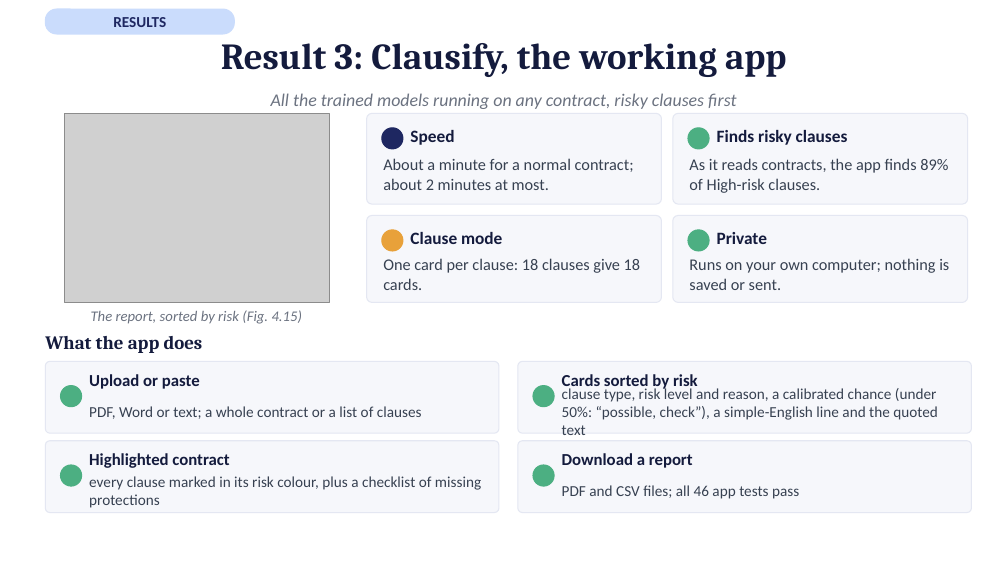
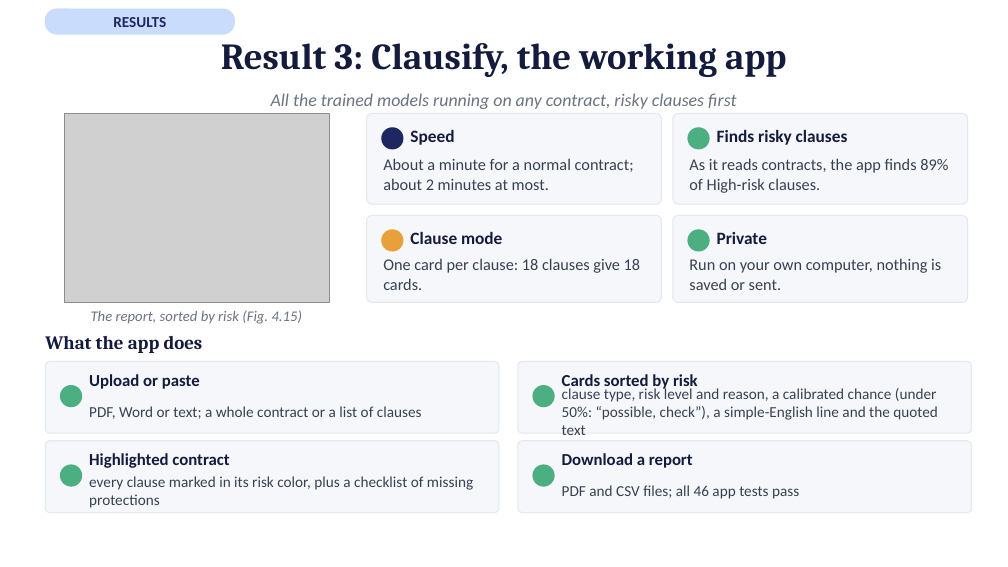
Before and after one commit to afnanmz168/clausify-p3, a slide deck: slide 14 of P25301051-p3-presentation-15-slides.pptx. Drawn at 1008x567 pixels with LibreOffice and Linux fonts; fonts in the diff are those of the drawing; grey boxes stand for pictures. Boxes give left, top, right and bottom in pixels: in the first picture for what was removed or moved away, otherwise in the second. Text is boxed around its words. In the diff, an @@ line names an element or a change of style, - is before the commit and + after.

```diff
--- a/P25301051-p3-presentation-15-slides.pptx
+++ b/P25301051-p3-presentation-15-slides.pptx
@@ text at [689,258,941,290]: text changed @@
-Runs on your own computer; nothing is saved or sent.
+Run on your own computer, nothing is saved or sent.
@@ text at [89,476,473,508]: text changed @@
-every clause marked in its risk colour, plus a checklist of missing protections
+every clause marked in its risk color, plus a checklist of missing protections
```
Also in this commit, not shown: 1 other slide changed, 24 other files.
